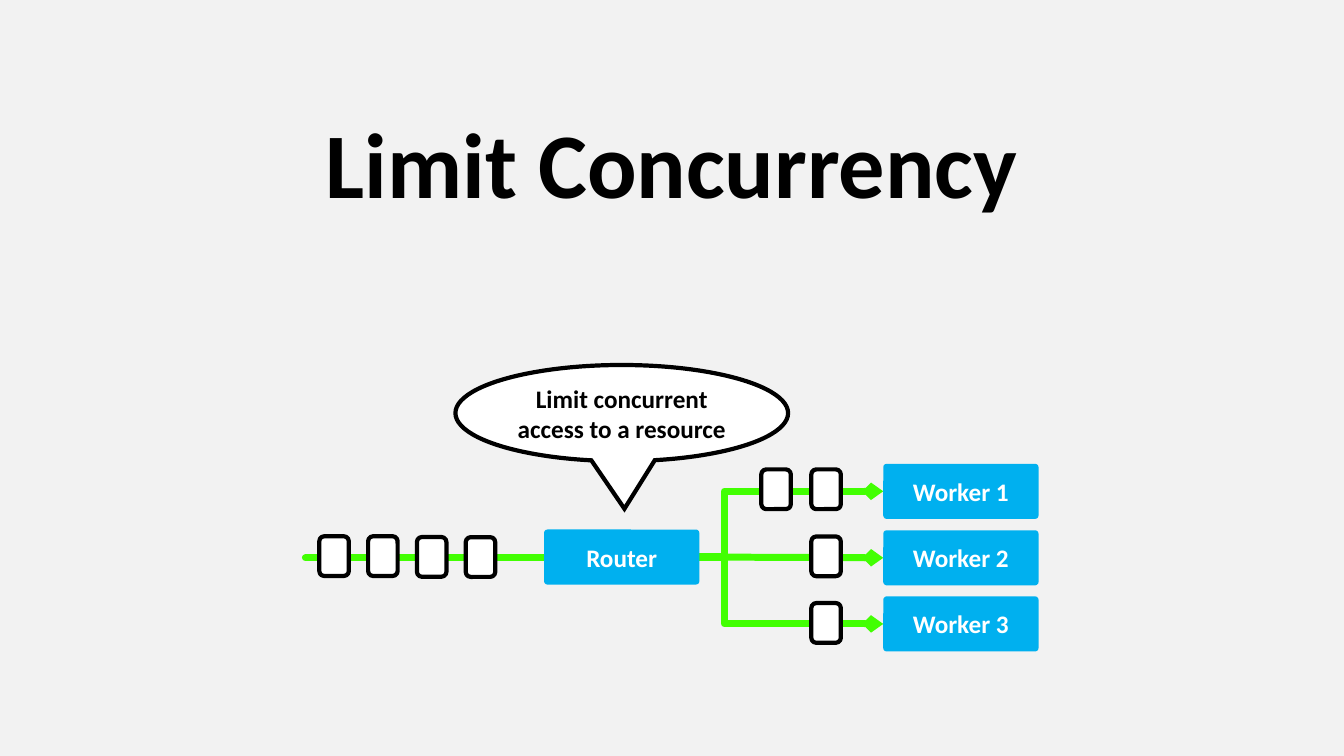
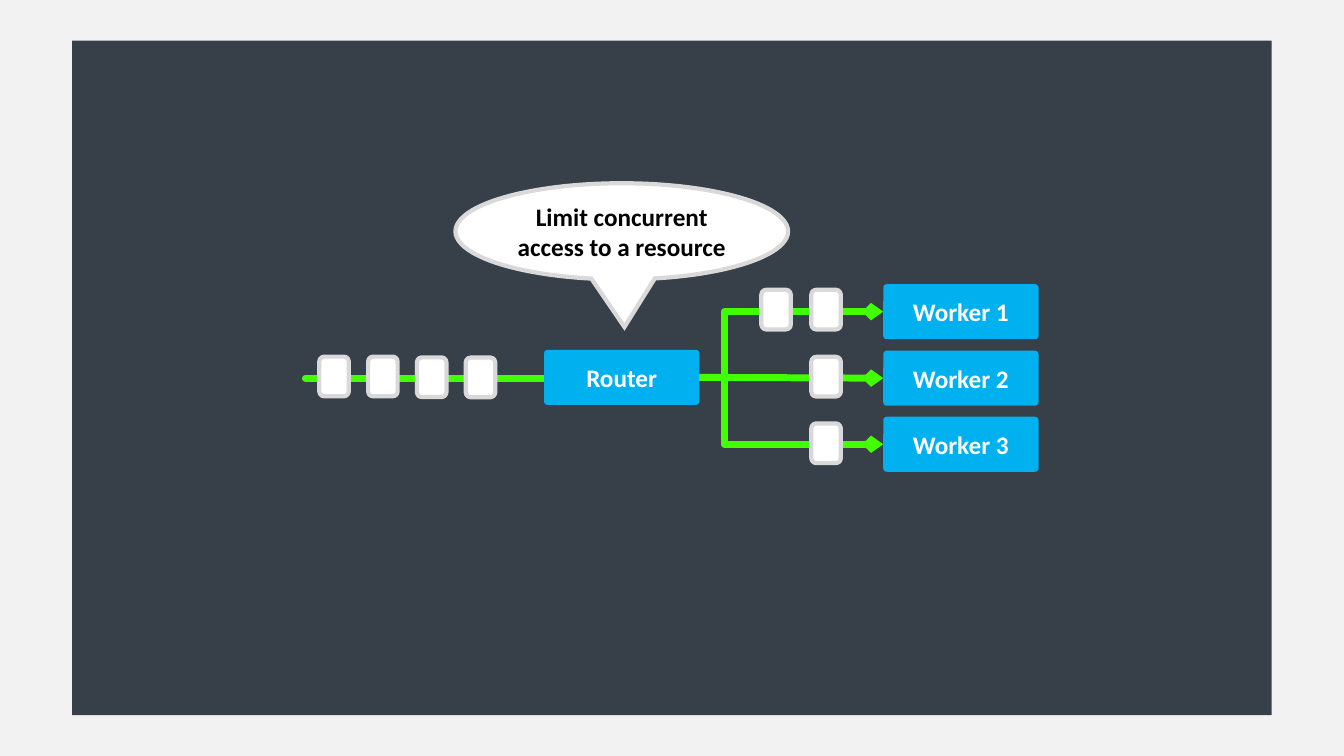
Before and after one commit to asynkron/website, a slide deck: slide 34 of media/logo.pptx. Drawn at 1344x756 pixels with LibreOffice and Linux fonts; fonts in the diff are those of the drawing. Boxes give left, top, right and bottom in pixels: in the first picture for what was removed or moved away, otherwise in the second. Text is boxed around its words. In the diff, an @@ line names an element or a change of style, - is before the commit and + after.

```diff
--- a/media/logo.pptx
+++ b/media/logo.pptx
@@ rectangle added at [73, 40, 1272, 715], fill #373F48 @@
@@ text removed at [326, 133, 1017, 213] @@
-Limit Concurrency
@@ outline #000000 3 pt to #D9D9D9 3 pt in 6 elements at [812, 357, 841, 396], [368, 357, 397, 396], [320, 357, 349, 396], [812, 289, 841, 329], [761, 289, 790, 329], [456, 184, 788, 279] @@
@@ rounded rectangle added at [417, 358, 447, 397], fill #FFFFFF, outline #D9D9D9 3 pt @@
@@ rounded rectangle added at [466, 358, 495, 397], fill #FFFFFF, outline #D9D9D9 3 pt @@
@@ 9 rounded rectangles, 2 elbow arrows, 1 speech bubble, 1 line, 1 arrow: place and size @@
-9 rounded rectangles, 2 elbow arrows, 1 speech bubble, 1 line, 1 arrow at [306, 365, 1038, 652]
+9 rounded rectangles, 2 elbow arrows, 1 speech bubble, 1 line, 1 arrow at [306, 184, 1038, 472]
@@ rounded rectangle added at [812, 423, 841, 463], fill #FFFFFF, outline #D9D9D9 3 pt @@
@@ rounded rectangle removed at [417, 537, 447, 577] @@
-2
@@ rounded rectangle removed at [466, 537, 495, 577] @@
-1
@@ rounded rectangle removed at [812, 603, 841, 642] @@
-3
```
Also in this commit, not shown: 8 other slides changed, 2 other files.
